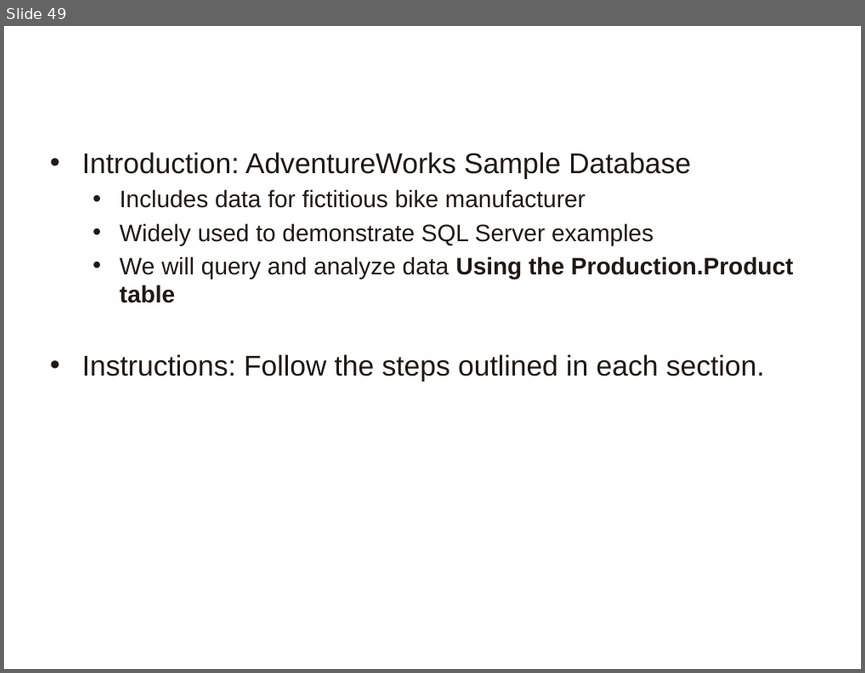
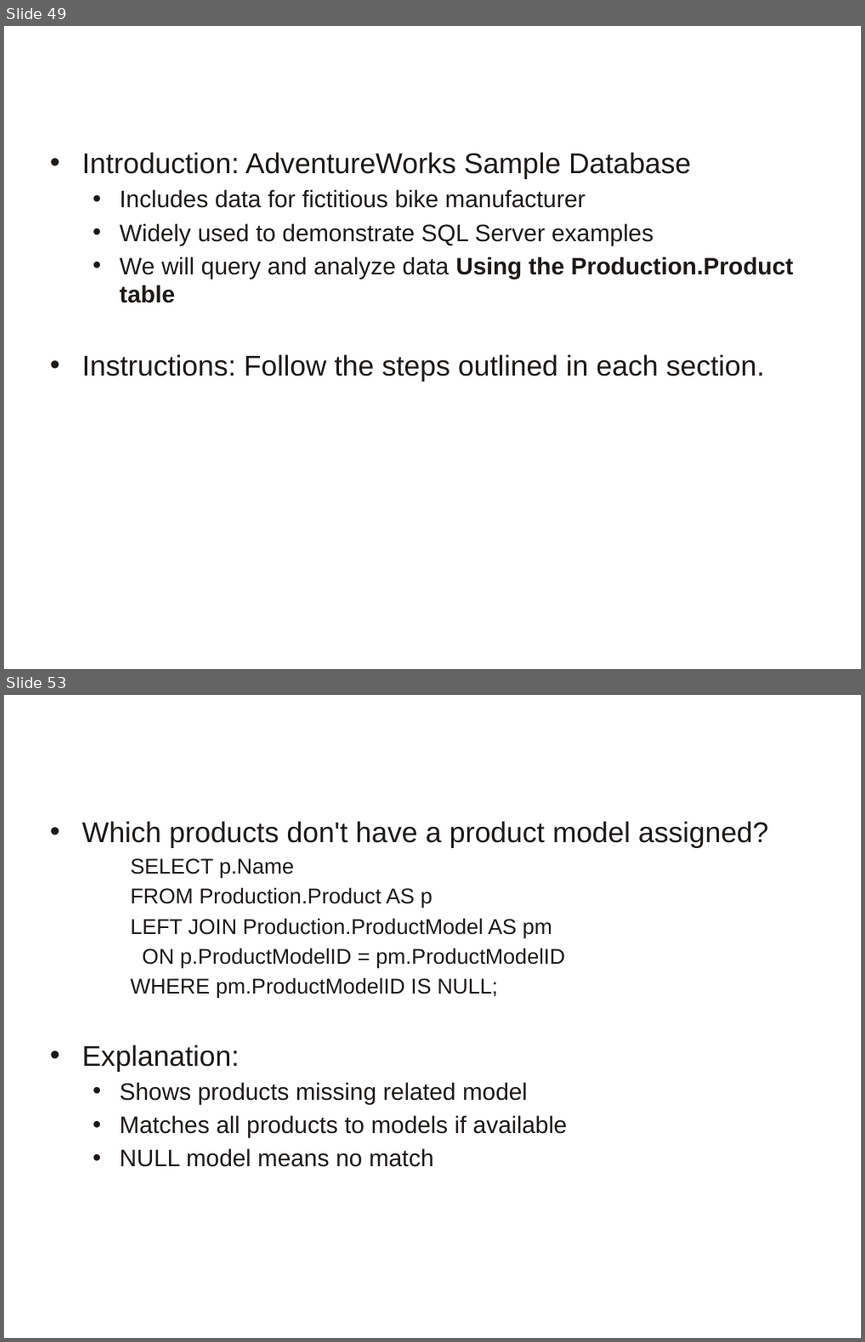
Before and after one commit to a099954/ABC-Program, a slide deck: SQL/06-joins - Final.pptx. Shown one above the other, each under a label of ours: slide 49 before the commit, slides 49 and 53 after it; the slides between them are not shown. The pictures are 865x673 and 865x1342 pixels, drawn with LibreOffice and Linux fonts; fonts in the diff are those of the drawing; background and template pictures are left out. Boxes give left, top, right and bottom in pixels: in the first picture for what was removed or moved away, otherwise in the second. Text is boxed around its words. In the diff, an @@ line names an element or a change of style, - is before the commit and + after.

```diff
--- a/SQL/06-joins - Final.pptx
+++ b/SQL/06-joins - Final.pptx
@@ slide 53 added at [4,695,861,1338], background #FFFFFF @@
@@ title added at [41,706,813,746], 24 pt, text #FFFFFF @@
+Exercise 2 - Answer
@@ text added at [82,821,768,1167], 18 pt, text #1C1917 @@
+• Which products don't have a product model assigned?
+    SELECT p.Name
+    FROM Production.Product AS p
+    LEFT JOIN Production.ProductModel AS pm
+    ON p.ProductModelID = pm.ProductModelID
+    WHERE pm.ProductModelID IS NULL;
+• Explanation:
+  • Shows products missing related model
+  • Matches all products to models if available
+  • NULL model means no match
```
Also in this commit, not shown: 3 slides changed, 6 other slides added, 3 slides removed.
